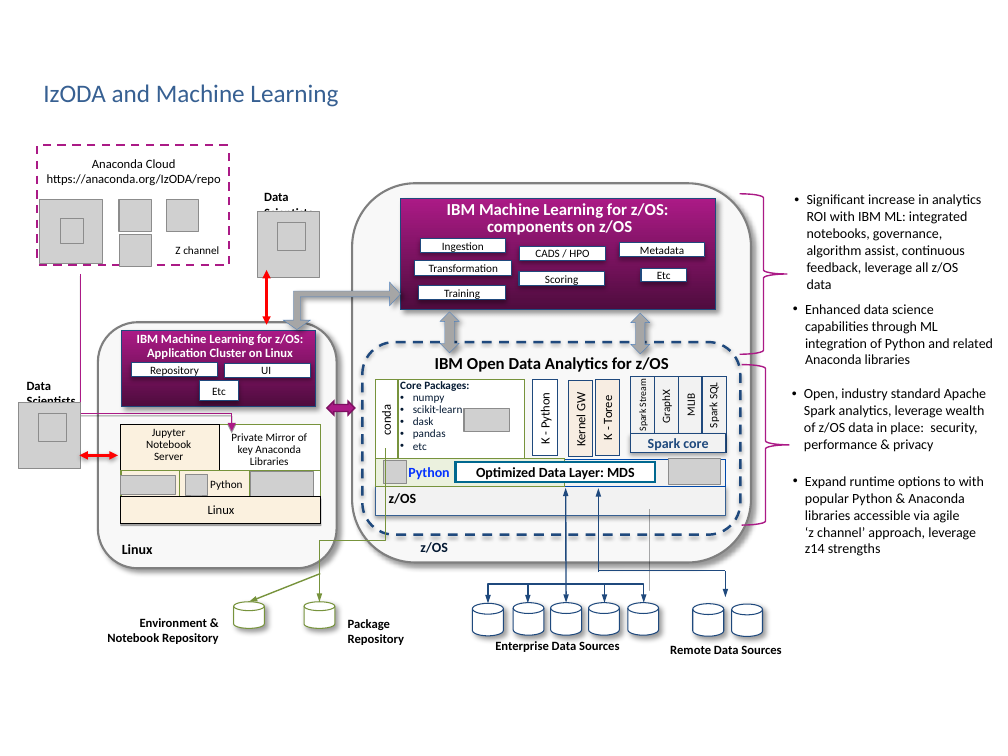
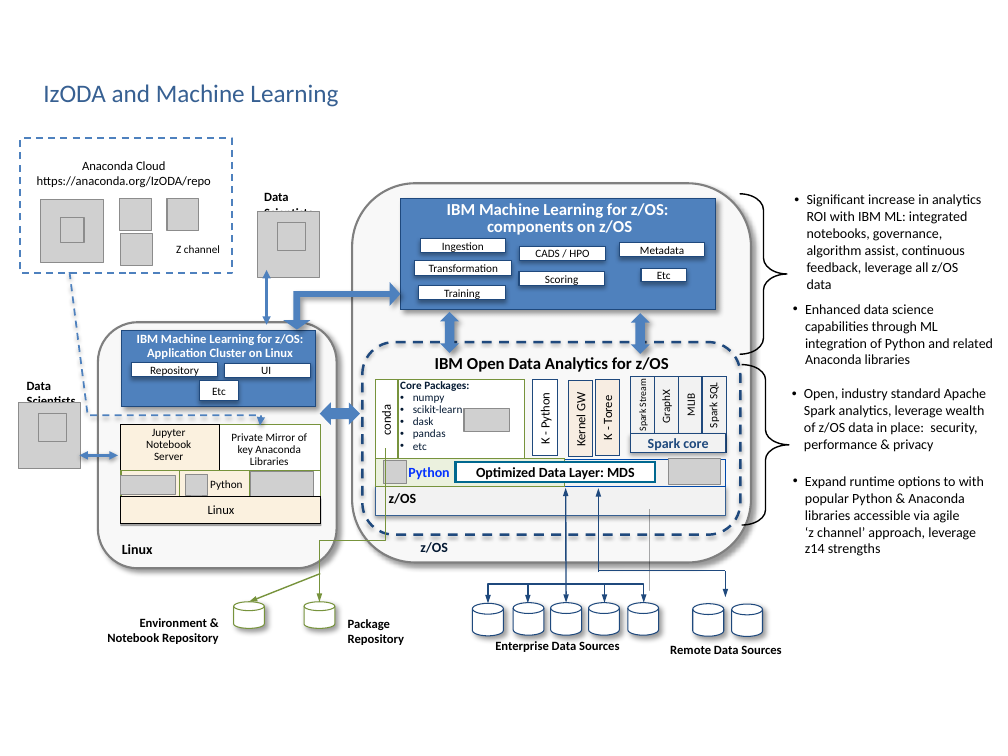
Before and after one commit to IzODA/IzODA.github.io, a slide deck: slide 6 of images/IzODA_Architectures.pptx (slide 5 before the commit). Drawn at 1008x756 pixels with LibreOffice and Linux fonts; fonts in the diff are those of the drawing; grey boxes stand for pictures. Boxes give left, top, right and bottom in pixels: in the first picture for what was removed or moved away, otherwise in the second. Text is boxed around its words. In the diff, an @@ line names an element or a change of style, - is before the commit and + after.

```diff
--- a/images/IzODA_Architectures.pptx
+++ b/images/IzODA_Architectures.pptx
@@ rectangle added at (20,138,232,273), fill #FFFFFF, outline #4E81BE 1.25 pt dashed @@
@@ elbow line removed from (37, 262) to (228, 145) @@
@@ elbow line removed from (38, 265) to (230, 148) @@
@@ text "Anaconda Cloud": place and size @@
-text "Anaconda Cloud" at (47,159,221,185)
+text "Anaconda Cloud" at (37,161,211,187)
@@ rectangle at (401,199,716,310): fill gradient #AB1A86 to #7A1360 to #4F81BD @@
@@ right brace at (740,194,787,354): outline #AB1A86 1 pt to #000000 1 pt; proportions changed @@
@@ freeform shape added at (70,272,261,425), outline #4E81BE 1.25 pt dashed @@
@@ line removed from (81, 274) to (81, 413) @@
@@ double arrow (266, 270) - (266, 325): stroke #FF0000 2 pt to #4E81BE 2 pt @@
@@ fill #A6A6A6 to #4E81BE; outline #4F81BD 0.25 pt to none in 3 elements at (440,311,460,353), (283,282,400,330), (631,313,650,354) @@
@@ rectangle at (122,331,317,406): fill gradient #AB1A86 to #7A1360 to #4F81BD @@
@@ right brace at (742,365,789,525): outline #AB1A86 1 pt to #000000 1 pt; proportions changed @@
@@ line removed from (81, 413) to (232, 413) @@
@@ arrow removed from (232, 413) to (232, 431) @@
@@ left right arrow: place and size @@
-left right arrow at (327,401,355,415)
+left right arrow at (321,404,359,423)
@@ left right arrow at (321,404,359,423): fill #AB1A86 to #4E81BE; outline #7D1061 1 pt to #4E81BE 1 pt @@
@@ double arrow (80, 456) - (118, 456): stroke #FF0000 2 pt to #4E81BE 2 pt @@
```
Also in this commit, not shown: 1 slide added, 9 other files.
